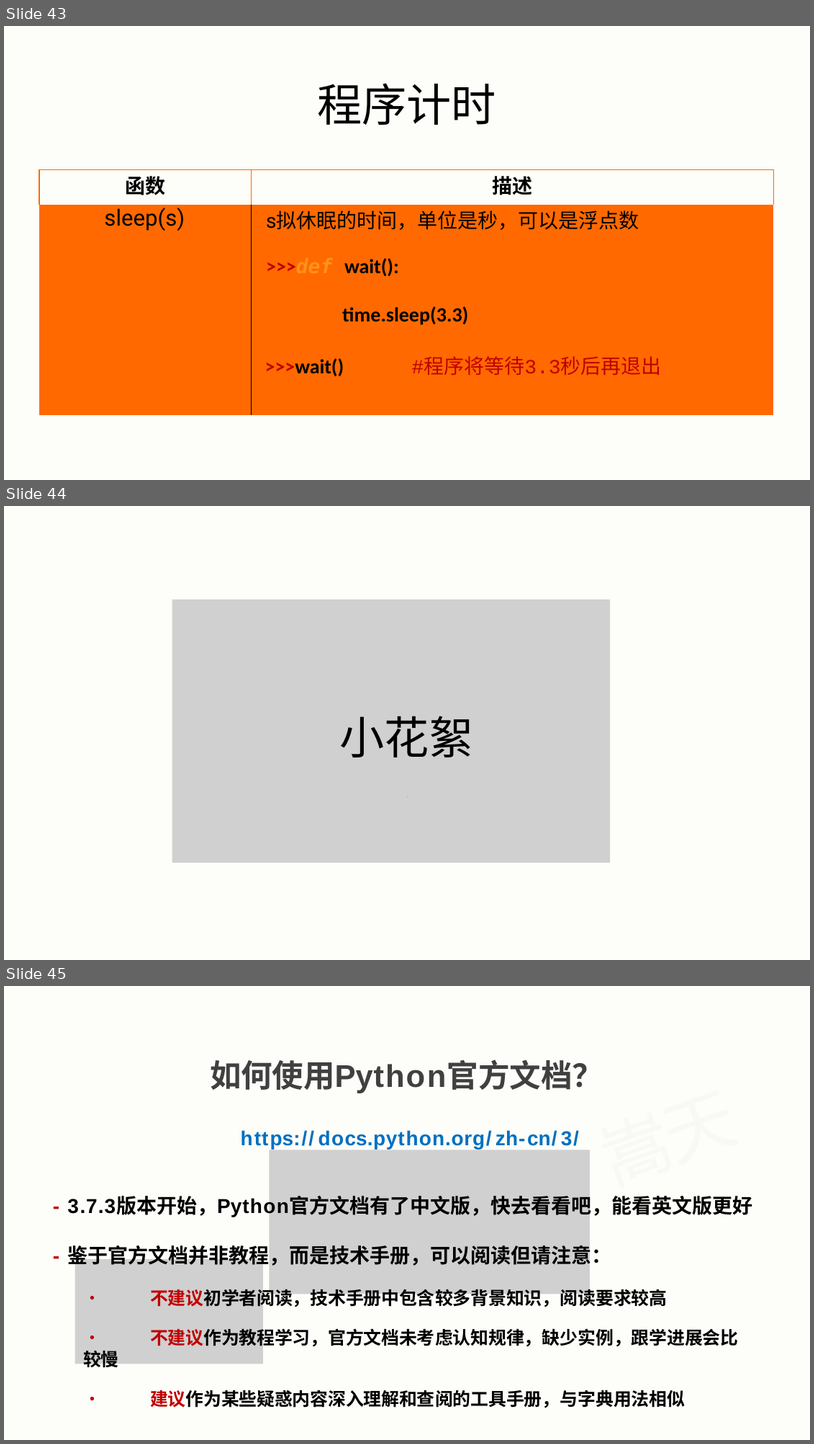
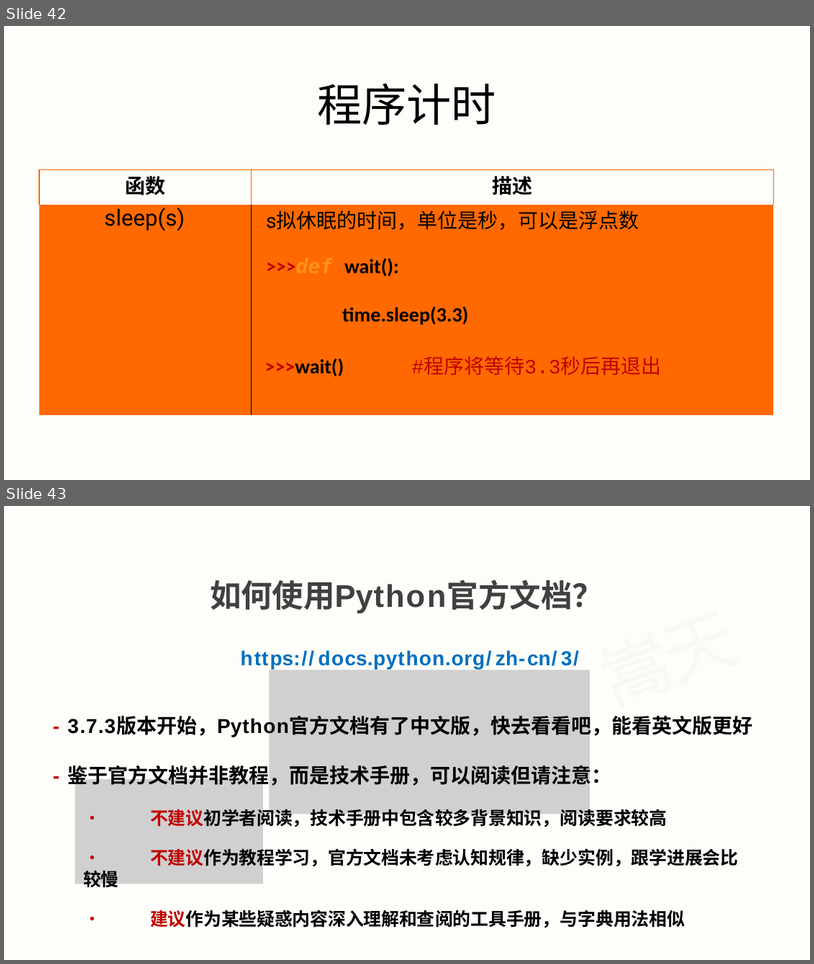
Before and after one commit to xpyuanfly/python-jxbj, a slide deck: 3.基本数据类型/3.基本数据类型.pptx. Shown one above the other, each under a label of ours: slides 43, 44 and 45 before the commit, slides 42 and 43 after it. The pictures are 814x1444 and 814x964 pixels, drawn with LibreOffice and Linux fonts; fonts in the diff are those of the drawing; grey boxes stand for pictures. Boxes give left, top, right and bottom in pixels: in the first picture for what was removed or moved away, otherwise in the second. Text is boxed around its words. In the diff, an @@ line names an element or a change of style, - is before the commit and + after.

```diff
--- a/3.基本数据类型/3.基本数据类型.pptx
+++ b/3.基本数据类型/3.基本数据类型.pptx
@@ slide 44 removed at <box>4,506,810,960</box>, background #FFFFFF; not listed: 1 template element that a slide beside it also shows @@
@@ picture removed at <box>172,600,610,862</box> @@
@@ text removed at <box>340,716,474,757</box> @@
-小花絮
@@ freeform shape removed at <box>407,796,407,796</box> @@
@@ what was slide 43 is now slide 42 @@
@@ what was slide 45 is now slide 43 @@
```
Also in this commit, not shown: 2 slides changed, 1 other slide removed, 5 other files.
